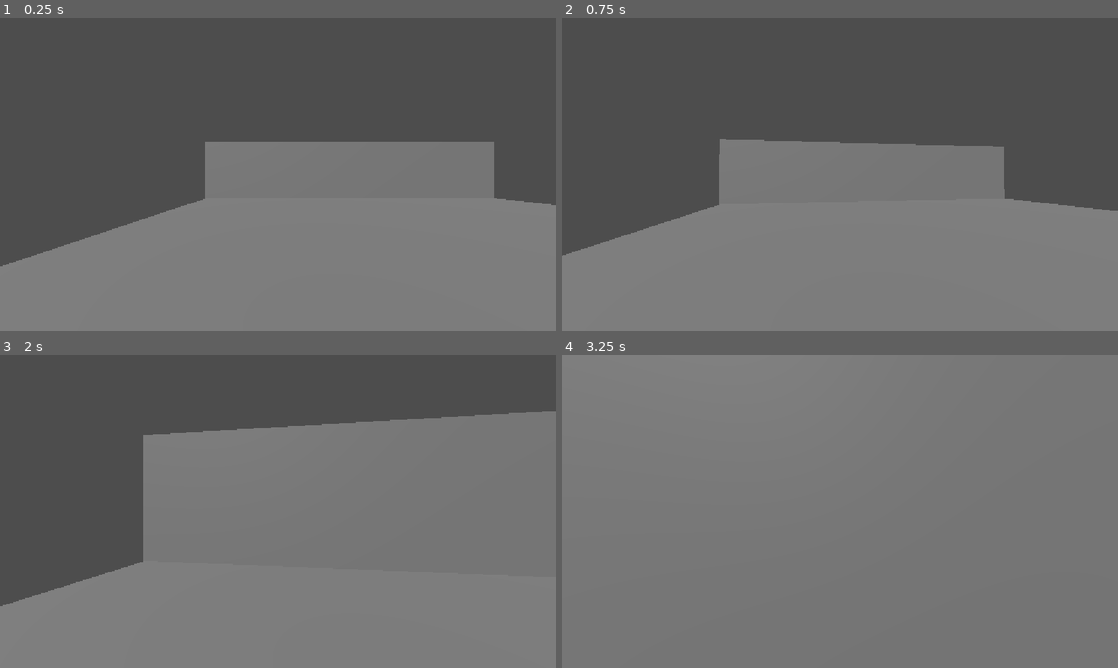
Above: before the commit, frames 1-4 (two rows, left to right).
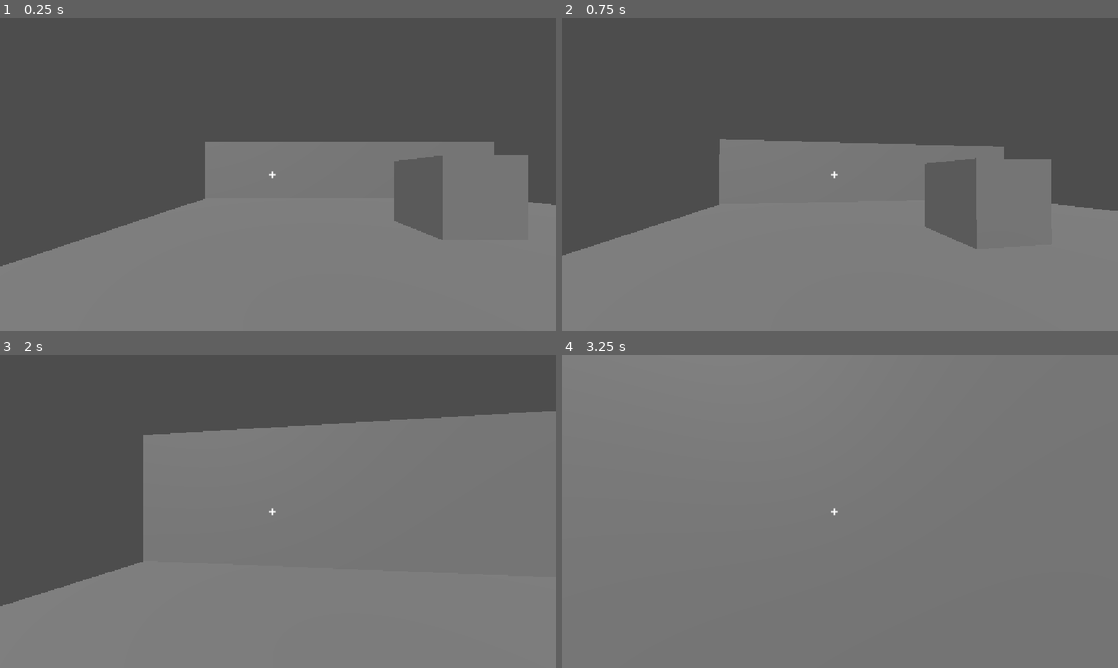
Above: after the commit, the same moments.

Repository: xXJotaHacheXx/Socavon
Game: Godot game, scene res://escenas/prueba.tscn
Same seed, same stepped clock (60 frames per second), same inputs: the game is played once before the commit and once after it.
Inputs (mouse positions are in pixels of both pictures, inside the frame that each line leads up to):
- Up to frame 1 (0.25 s): no input
- Up to frame 2 (0.75 s): tap Enter at 0.5 s; move the mouse to (867, 174) at 0.52 s; press the mouse at (867, 174) at 0.53 s; hold W (adelante) from 0.53 s (still down)
- Up to frame 3 (2 s): keep holding W (adelante); move the mouse to (250, 511) at 1.27 s; release the mouse at (250, 511) at 1.28 s; tap Shift (correr) at 1.35 s; click (250, 511) at 1.55 s
- Up to frame 4 (3.25 s): keep holding W (adelante); move the mouse to (851, 505) at 2.02 s; press the mouse at (851, 505) at 2.03 s; move the mouse to (834, 517) at 2.77 s; release the mouse at (834, 517) at 2.78 s; click (834, 517) at 2.85 s

The runs differ from the first frame. In frame 1, 2.9% of the frame differs, in the area x 48-95%, y 43-71%; in frame 2, 3.4%, in the area x 48-88%, y 44-74%; in frame 3, less than 0.1%; in frame 4, less than 0.1%.

Commit message:
Revolver con Raycast, fogonazo y blanco destruible

Diff:
--- a/escenas/jugador.tscn
+++ b/escenas/jugador.tscn
@@ -1,6 +1,7 @@
 [gd_scene format=3 uid="uid://bj7n5u2bfpyiq"]
 
-[ext_resource type="Script" uid="uid://6c8832wj0y33" path="res://scripts/movimiento.gd" id="1_tml57"]
+[ext_resource type="Script" uid="uid://bcu1lfgwq6tic" path="res://scripts/movimiento.gd" id="1_tml57"]
+[ext_resource type="Script" uid="uid://b1ulsu68lgpjm" path="res://scripts/disparo.gd" id="2_jpodt"]
 
 [sub_resource type="CapsuleShape3D" id="CapsuleShape3D_cg8h7"]
 radius = 0.4
@@ -19,6 +20,32 @@
 transform = Transform3D(1, 0, 0, 0, 1, 0, 0, 0, 1, 0, 1.65, 0)
 current = true
 
+[node name="RayoDisparo" type="RayCast3D" parent="Camera3D" unique_id=1558916885]
+target_position = Vector3(0, 0, -50)
+script = ExtResource("2_jpodt")
+
+[node name="Fogonazo" type="OmniLight3D" parent="Camera3D/RayoDisparo" unique_id=1379148363]
+light_color = Color(0.81803834, 0.6013778, 0, 1)
+light_energy = 4.0
+omni_range = 6.0
+
 [node name="MeshInstance3D" type="MeshInstance3D" parent="." unique_id=1004671964]
 transform = Transform3D(1, 0, 0, 0, 1, 0, 0, 0, 1, 0, 0.9, 0)
 mesh = SubResource("CapsuleMesh_whjgx")
+
+[node name="HUD" type="CanvasLayer" parent="." unique_id=2107753356]
+
+[node name="Label" type="Label" parent="HUD" unique_id=1309283211]
+anchors_preset = 8
+anchor_left = 0.5
+anchor_top = 0.5
+anchor_right = 0.5
+anchor_bottom = 0.5
+offset_left = -20.0
+offset_top = -11.5
+offset_right = 20.0
+offset_bottom = 11.5
+grow_horizontal = 2
+grow_vertical = 2
+theme_override_font_sizes/font_size = 28
+text = "+"
--- a/escenas/prueba.tscn
+++ b/escenas/prueba.tscn
@@ -1,6 +1,11 @@
 [gd_scene format=3 uid="uid://duuqoc7adpyi8"]
 
 [ext_resource type="PackedScene" uid="uid://bj7n5u2bfpyiq" path="res://escenas/jugador.tscn" id="1_bfths"]
+[ext_resource type="Script" uid="uid://ciqa56cv0u5kc" path="res://scripts/blanco.gd" id="2_2jt68"]
+
+[sub_resource type="BoxMesh" id="BoxMesh_cg8h7"]
+
+[sub_resource type="BoxShape3D" id="BoxShape3D_whjgx"]
 
 [node name="Prueba" type="Node3D" unique_id=669747661]
 
@@ -24,3 +29,14 @@
 
 [node name="Jugador" parent="." unique_id=2024137595 instance=ExtResource("1_bfths")]
 transform = Transform3D(1, 0, 0, 0, 1, 0, 0, 0, 1, -4.883, -1, 5.804)
+
+[node name="Blanco" type="StaticBody3D" parent="." unique_id=38723292]
+script = ExtResource("2_2jt68")
+
+[node name="MeshInstance3D" type="MeshInstance3D" parent="Blanco" unique_id=294476812]
+transform = Transform3D(2, 0, 0, 0, 2, 0, 0, 0, 2, 0, 0, 0)
+mesh = SubResource("BoxMesh_cg8h7")
+
+[node name="CollisionShape3D" type="CollisionShape3D" parent="Blanco" unique_id=624482905]
+transform = Transform3D(2, 0, 0, 0, 2, 0, 0, 0, 2, 0, 0, 0)
+shape = SubResource("BoxShape3D_whjgx")
--- a/project.godot
+++ b/project.godot
@@ -47,6 +47,11 @@
 "events": [Object(InputEventKey,"resource_local_to_scene":false,"resource_name":"","device":-1,"window_id":0,"alt_press …(195 unchanged characters)…
 ]
 }
+disparar={
+"deadzone": 0.2,
+"events": [Object(InputEventMouseButton,"resource_local_to_scene":false,"resource_name":"","device":-1,"window_id":0,"alt_pressed":false,"shift_pressed":false,"ctrl_pressed":false,"meta_pressed":false,"button_mask":1,"position":Vector2(223, 12),"global_position":Vector2(232, 60),"factor":1.0,"button_index":1,"canceled":false,"pressed":true,"double_click":false,"script":null)
+]
+}
 
 [physics]
 
--- /dev/null
+++ b/scripts/blanco.gd
@@ -0,0 +1,25 @@
+extends StaticBody3D
+
+@export var vida := 60.0
+
+@onready var malla: MeshInstance3D = $MeshInstance3D
+
+
+func recibir_dano(cantidad: float) -> void:
+	vida -= cantidad
+	print("Impacto. Vida restante: ", vida)
+	_destello()
+
+	if vida <= 0.0:
+		queue_free()
+
+
+func _destello() -> void:
+	var rojo := StandardMaterial3D.new()
+	rojo.albedo_color = Color(1.0, 0.2, 0.1)
+	malla.material_override = rojo
+
+	await get_tree().create_timer(0.08).timeout
+
+	if is_instance_valid(malla):
+		malla.material_override = null
--- /dev/null
+++ b/scripts/disparo.gd
@@ -0,0 +1,42 @@
+extends RayCast3D
+
+@export var dano := 20.0
+@export var cadencia := 0.45
+@export var retroceso := 0.08
+
+var listo := true
+
+@onready var camara: Camera3D = get_parent()
+@onready var jugador: CharacterBody3D = camara.get_parent()
+@onready var fogonazo: OmniLight3D = $Fogonazo
+
+
+func _ready() -> void:
+	add_exception(jugador)
+	fogonazo.visible = false
+
+
+func _physics_process(_delta: float) -> void:
+	if listo and Input.is_action_pressed("disparar"):
+		_disparar()
+
+
+func _disparar() -> void:
+	listo = false
+
+	camara.position.z = retroceso
+	create_tween().tween_property(camara, "position:z", 0.0, 0.12)
+
+	fogonazo.visible = true
+
+	force_raycast_update()
+	if is_colliding():
+		var objetivo := get_collider()
+		if objetivo.has_method("recibir_dano"):
+			objetivo.recibir_dano(dano)
+
+	await get_tree().create_timer(0.05).timeout
+	fogonazo.visible = false
+
+	await get_tree().create_timer(cadencia - 0.05).timeout
+	listo = true
Not shown, added: scripts/blanco.gd.uid
Not shown, added: scripts/disparo.gd.uid
